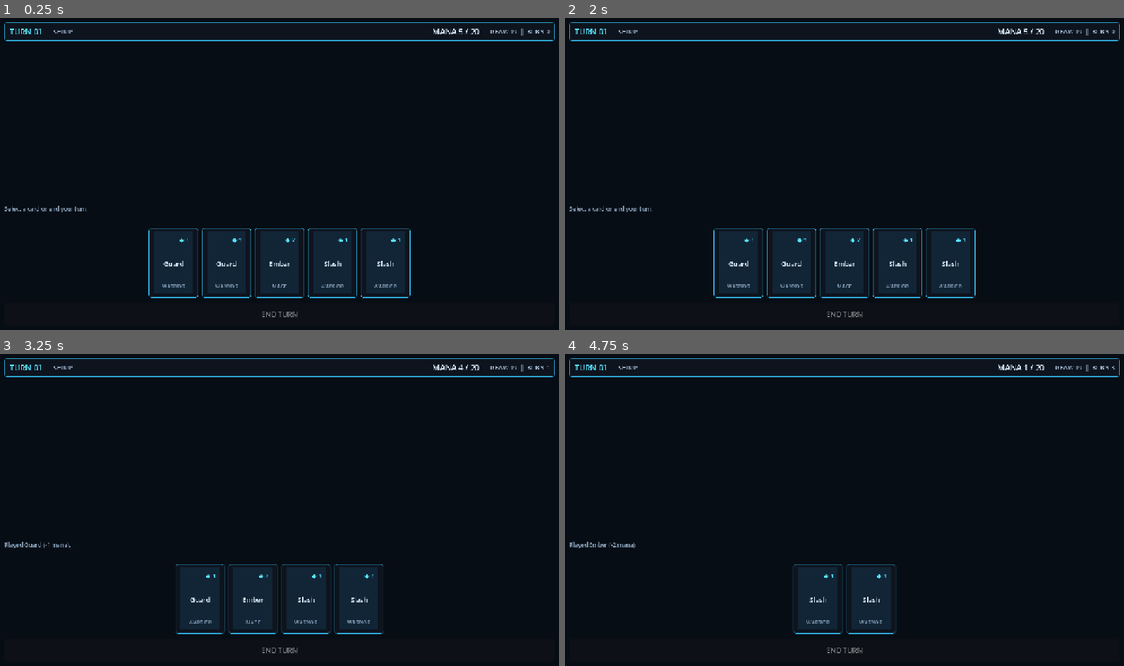
Above: before the commit, frames 1-4 (two rows, left to right).
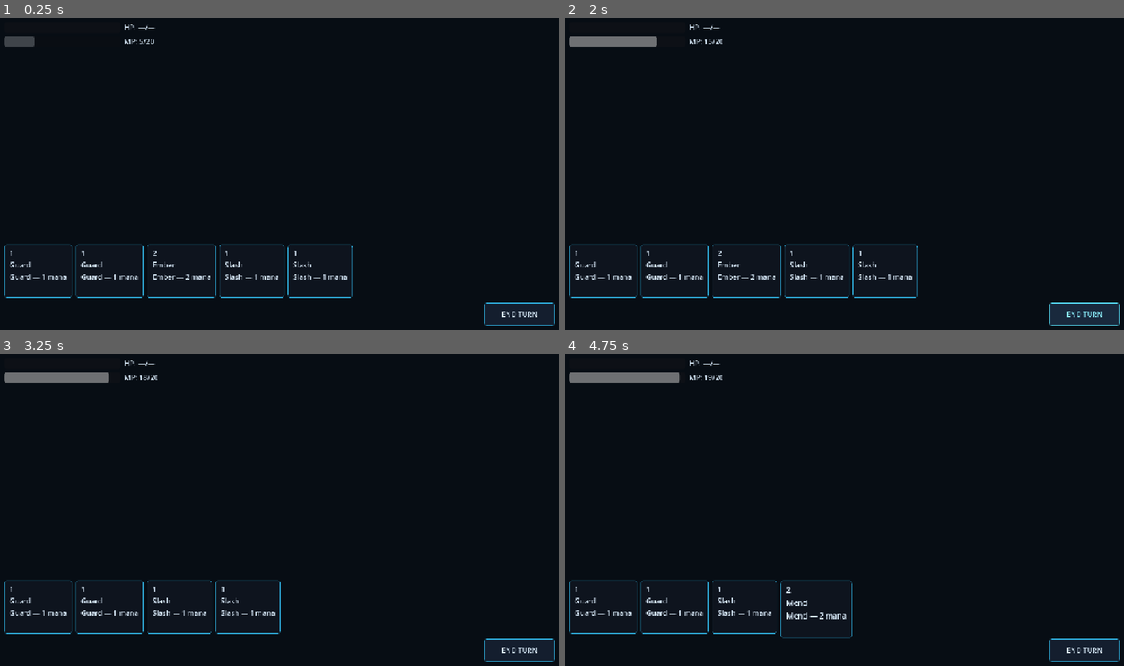
Above: after the commit, the same moments.

Repository: ruizeduardo8506/zero-g
Game: Godot game, scene res://scenes/combat/CombatScene.tscn
Same seed, same stepped clock (60 frames per second), same inputs: the game is played once before the commit and once after it.
Inputs (mouse positions are in pixels of both pictures, inside the frame that each line leads up to):
- Up to frame 1 (0.25 s): no input
- Up to frame 2 (2 s): click (1084, 314) at 0.5 s, where only the run after the commit has a clickable "END TURN"; click (1084, 314) at 1.25 s, where only the run after the commit has a clickable "END TURN"
- Up to frame 3 (3.25 s): click (519, 650) at 2 s, where only the run after the commit has a clickable "END TURN"; drag from (173, 600) to (335, 441) at 2.77 s
- Up to frame 4 (4.75 s): tap Enter at 3.5 s; drag from (766, 600) to (816, 572) at 3.52 s; move the mouse to (794, 600) at 4.27 s; click (794, 600) at 4.42 s

The runs differ from the first frame. In frame 1, 6.0% of the frame differs, in the area x 0-100%, y 1-99%; in frame 2, 7.1%; in frame 3, 6.7%; in frame 4, 5.0%.

Commit message:
Add HandUI/CardVisual and route card plays through mana spend.
Co-authored-by: Cursor <cursoragent@cursor.com>

Diff:
--- a/autoloads/deck_manager.gd
+++ b/autoloads/deck_manager.gd
@@ -50,8 +50,7 @@
 		return
 	hand.remove_at(index)
 	burn_pile.append(card)
-	var target_name: String = target.name if is_instance_valid(target) else ""
-	EventBus.card_played.emit(card, target_name)
+	EventBus.card_played.emit(card, target)
 
 
 func _reshuffle_burn_pile() -> void:
--- a/scenes/combat/CombatScene.tscn
+++ b/scenes/combat/CombatScene.tscn
@@ -2,9 +2,11 @@
 
 [ext_resource type="Script" uid="uid://dnp3p8qq02o85" path="res://scripts/combat/combat_scene.gd" id="1"]
 [ext_resource type="Script" uid="uid://btckgnfj6x6o7" path="res://scripts/combat/combat_controller.gd" id="2"]
-[ext_resource type="PackedScene" path="res://scenes/ui/combat/CombatHud.tscn" id="3"]
+[ext_resource type="Script" uid="uid://csuc5acvyiclj" path="res://scripts/ui/combat_hud.gd" id="4_0x2iq"]
+[ext_resource type="Script" uid="uid://xxncavu0pv2i" path="res://scripts/ui/hand_ui.gd" id="5_i18os"]
+[ext_resource type="PackedScene" uid="uid://b1ul5tbo0r3r4" path="res://scenes/ui/common/card_visual.tscn" id="6_dqp6h"]
 
-[node name="CombatScene" type="Control" unique_id=877641161]
+[node name="CombatScene" type="Control"]
 layout_mode = 3
 anchors_preset = 15
 anchor_right = 1.0
@@ -13,7 +15,7 @@
 grow_vertical = 2
 script = ExtResource("1")
 
-[node name="Background" type="ColorRect" parent="." unique_id=2075942166]
+[node name="Background" type="ColorRect" parent="."]
 layout_mode = 1
 anchors_preset = 15
 anchor_right = 1.0
@@ -23,15 +25,88 @@
 mouse_filter = 2
 color = Color(0.03, 0.05, 0.08, 1)
 
-[node name="CombatController" type="Node" parent="." unique_id=2074106284]
+[node name="CombatController" type="Node" parent="."]
 unique_name_in_owner = true
 script = ExtResource("2")
 
-[node name="CombatHud" parent="." unique_id=1098169288 instance=ExtResource("3")]
+[node name="CombatUI" type="CanvasLayer" parent="."]
+
+[node name="CombatHud" type="Control" parent="CombatUI" node_paths=PackedStringArray("health_bar", "mana_bar", "health_label", "mana_label")]
 unique_name_in_owner = true
-layout_mode = 1
-anchors_preset = -1
-anchor_right = 1.3440001
-anchor_bottom = 1.4560001
-offset_right = -440.32007
-offset_bottom = -328.32007
+layout_mode = 3
+anchors_preset = 15
+anchor_right = 1.0
+anchor_bottom = 1.0
+grow_horizontal = 2
+grow_vertical = 2
+mouse_filter = 2
+script = ExtResource("4_0x2iq")
+health_bar = NodePath("HealthBar")
+mana_bar = NodePath("ManaBar")
+health_label = NodePath("HealthLabel")
+mana_label = NodePath("ManaLabel")
+
+[node name="HealthBar" type="ProgressBar" parent="CombatUI/CombatHud"]
+layout_mode = 0
+offset_left = 16.0
+offset_top = 16.0
+offset_right = 280.0
+offset_bottom = 40.0
+show_percentage = false
+
+[node name="ManaBar" type="ProgressBar" parent="CombatUI/CombatHud"]
+layout_mode = 0
+offset_left = 16.0
+offset_top = 48.0
+offset_right = 280.0
+offset_bottom = 72.0
+show_percentage = false
+
+[node name="HealthLabel" type="Label" parent="CombatUI/CombatHud"]
+layout_mode = 0
+offset_left = 288.0
+offset_top = 16.0
+offset_right = 420.0
+offset_bottom = 40.0
+text = "HP: —/—"
+
+[node name="ManaLabel" type="Label" parent="CombatUI/CombatHud"]
+layout_mode = 0
+offset_left = 288.0
+offset_top = 48.0
+offset_right = 420.0
+offset_bottom = 72.0
+text = "MP: —/—"
+
+[node name="EndTurnButton" type="Button" parent="CombatUI/CombatHud"]
+unique_name_in_owner = true
+custom_minimum_size = Vector2(160, 52)
+layout_mode = 0
+anchors_preset = 3
+anchor_left = 1.0
+anchor_top = 1.0
+anchor_right = 1.0
+anchor_bottom = 1.0
+offset_left = -176.0
+offset_top = -68.0
+offset_right = -16.0
+offset_bottom = -16.0
+grow_horizontal = 0
+grow_vertical = 0
+text = "END TURN"
+
+[node name="HandManager" type="HBoxContainer" parent="CombatUI"]
+unique_name_in_owner = true
+anchors_preset = 12
+anchor_top = 1.0
+anchor_right = 1.0
+anchor_bottom = 1.0
+offset_left = 16.0
+offset_top = -200.0
+offset_right = -16.0
+offset_bottom = -80.0
+grow_horizontal = 2
+grow_vertical = 0
+theme_override_constants/separation = 8
+script = ExtResource("5_i18os")
+card_visual_scene = ExtResource("6_dqp6h")
--- /dev/null
+++ b/scenes/ui/common/card_visual.tscn
@@ -0,0 +1,27 @@
+[gd_scene format=3 uid="uid://b1ul5tbo0r3r4"]
+
+[ext_resource type="Script" uid="uid://c4xoqffjsu0xl" path="res://scripts/ui/card_visual.gd" id="1_w61x7"]
+
+[node name="CardVisual" type="PanelContainer" unique_id=284111516 node_paths=PackedStringArray("name_label", "cost_label", "description_label", "card_background")]
+offset_right = 25.0
+offset_bottom = 97.0
+script = ExtResource("1_w61x7")
+name_label = NodePath("VBoxContainer/NameLabel")
+cost_label = NodePath("VBoxContainer/CostLabel")
+description_label = NodePath("VBoxContainer/DescriptionLabel")
+card_background = NodePath("VBoxContainer/CardBackground")
+
+[node name="VBoxContainer" type="VBoxContainer" parent="." unique_id=1067490334]
+layout_mode = 2
+
+[node name="CostLabel" type="Label" parent="VBoxContainer" unique_id=1531827342]
+layout_mode = 2
+
+[node name="NameLabel" type="Label" parent="VBoxContainer" unique_id=1197948900]
+layout_mode = 2
+
+[node name="DescriptionLabel" type="Label" parent="VBoxContainer" unique_id=693078177]
+layout_mode = 2
+
+[node name="CardBackground" type="TextureRect" parent="VBoxContainer" unique_id=972144699]
+layout_mode = 2
--- a/scripts/autoload/event_bus.gd
+++ b/scripts/autoload/event_bus.gd
@@ -9,7 +9,8 @@
 
 # COMBAT & DECK SIGNALS
 signal card_drawn(card: CardData, combatant_name: String)
-signal card_played(card: Resource, combatant_name: String)
+## `target` is the combat Node chosen for the card; null when untargeted / pending.
+signal card_played(card: Resource, target: Node)
 signal deck_shuffled()
 signal hand_discarded()
 signal hand_updated(hand: Array[CardData])
--- a/scripts/combat/combat_controller.gd
+++ b/scripts/combat/combat_controller.gd
@@ -34,7 +34,7 @@
 		return false
 	if not player.play_card(card):
 		return false
-	EventBus.card_played.emit(card, player.display_name)
+	EventBus.card_played.emit(card, null)
 	EventBus.combat_log.emit("Played %s (-%d mana)." % [card.display_name, card.mana_cost])
 	return true
 
--- a/scripts/combat/combat_scene.gd
+++ b/scripts/combat/combat_scene.gd
@@ -2,6 +2,7 @@
 
 @onready var _controller: CombatController = %CombatController
 @onready var _hud: CombatHud = %CombatHud
+@onready var _hand_ui: HandUI = %HandManager
 
 
 func _ready() -> void:
@@ -14,19 +15,30 @@
 	EventBus.hand_updated.connect(_on_hand_updated)
 	EventBus.mana_updated.connect(_on_mana_updated)
 	EventBus.piles_updated.connect(_on_piles_updated)
-	_hud.get_hand_container().card_selected.connect(_on_card_selected)
 	_hud.end_turn_pressed.connect(_controller.end_player_turn)
+	if _hand_ui != null:
+		_hand_ui.card_play_requested.connect(_on_card_play_requested)
+	var hand: HandContainer = _hud.get_hand_container()
+	if hand != null:
+		hand.card_selected.connect(_on_card_selected)
 
 
-func _on_phase_changed(_previous: int, current: int) -> void:
-	var phase_name: String = CombatStateMachine.Phase.keys()[current]
+func _on_phase_changed(_previous: int, _current: int) -> void:
+	# Nested transitions (SETUP → TURN_START → PLAYER_MAIN) emit intermediate
+	# phase_changed callbacks after the final phase is already set. Always sync
+	# UI from the live phase so End Turn is not left disabled.
+	var live_phase: int = CombatStateMachine.current_phase
+	var phase_name: String = CombatStateMachine.Phase.keys()[live_phase]
 	_hud.update_turn(CombatStateMachine.turn_number, phase_name)
-	var is_player_main: bool = current == CombatStateMachine.Phase.PLAYER_MAIN
+	var is_player_main: bool = live_phase == CombatStateMachine.Phase.PLAYER_MAIN
 	_hud.set_interaction_enabled(is_player_main)
 
 
 func _on_hand_updated(hand: Array[CardData]) -> void:
-	_hud.get_hand_container().display_hand(hand, _controller.player.mana.current)
+	var hand_container: HandContainer = _hud.get_hand_container()
+	if hand_container == null:
+		return
+	hand_container.display_hand(hand, _controller.player.mana.current)
 
 
 func _on_mana_updated(current: int, cap: int) -> void:
@@ -38,5 +50,12 @@
 	_hud.update_piles(draw_count, burn_count)
 
 
+func _on_card_play_requested(card: Resource) -> void:
+	if card is CardData:
+		_controller.try_play_card(card as CardData)
+	else:
+		EventBus.combat_log.emit("Cannot play card — unsupported card type.")
+
+
 func _on_card_selected(card: CardData) -> void:
 	_controller.try_play_card(card)
--- /dev/null
+++ b/scripts/ui/card_visual.gd
@@ -0,0 +1,100 @@
+class_name CardVisual
+extends PanelContainer
+
+## Single-card UI widget. Bind labels/background in the editor, then call setup().
+
+const HOVER_SCALE := Vector2(1.08, 1.08)
+const HOVER_TWEEN_SEC: float = 0.12
+
+signal card_clicked(card_data: Resource)
+
+@export var name_label: Label
+@export var cost_label: Label
+@export var description_label: Label
+@export var card_background: TextureRect
+
+var card_data: Resource
+
+var _hover_tween: Tween
+var _base_scale: Vector2 = Vector2.ONE
+
+
+func _ready() -> void:
+	mouse_filter = Control.MOUSE_FILTER_STOP
+	_base_scale = scale
+	mouse_entered.connect(_on_mouse_entered)
+	mouse_exited.connect(_on_mouse_exited)
+
+
+func setup(data: Resource) -> void:
+	card_data = data
+	if data == null:
+		_clear_labels()
+		return
+
+	if name_label != null:
+		name_label.text = _resolve_card_name(data)
+	if cost_label != null:
+		cost_label.text = str(_resolve_mana_cost(data))
+	if description_label != null:
+		description_label.text = _resolve_description(data)
+
+
+func _gui_input(event: InputEvent) -> void:
+	if card_data == null:
+		return
+	if event is InputEventMouseButton:
+		var mouse: InputEventMouseButton = event
+		if mouse.pressed and mouse.button_index == MOUSE_BUTTON_LEFT:
+			card_clicked.emit(card_data)
+			accept_event()
+	elif event is InputEventScreenTouch:
+		var touch: InputEventScreenTouch = event
+		if touch.pressed:
+			card_clicked.emit(card_data)
+			accept_event()
+
+
+func _on_mouse_entered() -> void:
+	_tween_scale(HOVER_SCALE)
+
+
+func _on_mouse_exited() -> void:
+	_tween_scale(_base_scale)
+
+
+func _tween_scale(target: Vector2) -> void:
+	if _hover_tween != null and _hover_tween.is_valid():
+		_hover_tween.kill()
+	_hover_tween = create_tween()
+	_hover_tween.set_trans(Tween.TRANS_SINE).set_ease(Tween.EASE_OUT)
+	_hover_tween.tween_property(self, "scale", target, HOVER_TWEEN_SEC)
+
+
+func _clear_labels() -> void:
+	if name_label != null:
+		name_label.text = ""
+	if cost_label != null:
+		cost_label.text = ""
+	if description_label != null:
+		description_label.text = ""
+
+
+func _resolve_card_name(data: Resource) -> String:
+	if "card_name" in data:
+		return str(data.get("card_name"))
+	if "display_name" in data:
+		return str(data.get("display_name"))
+	return data.resource_name
+
+
+func _resolve_mana_cost(data: Resource) -> int:
+	if "mana_cost" in data:
+		return int(data.get("mana_cost"))
+	return 0
+
+
+func _resolve_description(data: Resource) -> String:
+	if "description" in data:
+		return str(data.get("description"))
+	return ""
--- a/scripts/ui/combat_hud.gd
+++ b/scripts/ui/combat_hud.gd
@@ -1,8 +1,9 @@
 class_name CombatHud
 extends Control
 
-## Main combat canvas UI. Subscribes to EventBus for player HP / mana bars
-## and keeps the Phase-1 scaffold (hand, turn, piles) for CombatScene.
+## Main combat canvas UI. Subscribes to EventBus for player HP / mana bars.
+## Phase-1 scaffold nodes (turn/hand/end-turn) are optional — resolve with
+## get_node_or_null so bar-only HUD layouts do not crash on _ready.
 
 const PLAYER_ENTITY_ID: String = "player"
 
@@ -19,19 +20,28 @@
 @export var health_label: Label
 @export var mana_label: Label
 
-@onready var _turn_label: Label = %TurnLabel
-@onready var _phase_label: Label = %PhaseLabel
-@onready var _mana_status_label: Label = %ManaLabel
-@onready var _pile_label: Label = %PileLabel
-@onready var _log_label: Label = %LogLabel
-@onready var _hand_container: HandContainer = %HandContainer
-@onready var _end_turn_button: Button = %EndTurnButton
+var _turn_label: Label
+var _phase_label: Label
+var _mana_status_label: Label
+var _pile_label: Label
+var _log_label: Label
+var _hand_container: HandContainer
+var _end_turn_button: Button
 
 var _mana_burn_tween: Tween
 
 
 func _ready() -> void:
-	_end_turn_button.pressed.connect(func() -> void: end_turn_pressed.emit())
+	_turn_label = get_node_or_null("%TurnLabel") as Label
+	_phase_label = get_node_or_null("%PhaseLabel") as Label
+	_mana_status_label = get_node_or_null("%ManaLabel") as Label
+	_pile_label = get_node_or_null("%PileLabel") as Label
+	_log_label = get_node_or_null("%LogLabel") as Label
+	_hand_container = get_node_or_null("%HandContainer") as HandContainer
+	_end_turn_button = get_node_or_null("%EndTurnButton") as Button
+
+	if _end_turn_button != null:
+		_end_turn_button.pressed.connect(func() -> void: end_turn_pressed.emit())
 	EventBus.combat_log.connect(_on_combat_log)
 	EventBus.health_changed.connect(_on_health_changed)
 	EventBus.mana_changed.connect(_on_mana_changed)
@@ -42,26 +52,42 @@
 
 
 func set_interaction_enabled(enabled: bool) -> void:
-	_end_turn_button.disabled = not enabled
-	_hand_container.mouse_filter = Control.MOUSE_FILTER_STOP if enabled else Control.MOUSE_FILTER_IGNORE
+	if _end_turn_button != null:
+		_end_turn_button.disabled = not enabled
+	if _hand_container != null:
+		_hand_container.mouse_filter = (
+			Control.MOUSE_FILTER_STOP if enabled else Control.MOUSE_FILTER_IGNORE
+		)
 
 
 func update_turn(turn_number: int, phase_name: String) -> void:
-	_turn_label.text = "TURN %02d" % turn_number
-	_phase_label.text = phase_name
+	if _turn_label != null:
+		_turn_label.text = "TURN %02d" % turn_number
+	if _phase_label != null:
+		_phase_label.text = phase_name
 
 
 ## Legacy path from CombatScene / ManaPool via EventBus.mana_updated.
 func update_mana(current: int, cap: int) -> void:
-	_mana_status_label.text = "MANA %d / %d" % [current, cap]
+	if _mana_status_label != null:
+		_mana_status_label.text = "MANA %d / %d" % [current, cap]
+	if mana_bar != null:
+		mana_bar.max_value = float(cap)
+		mana_bar.value = float(current)
+	if mana_label != null:
+		mana_label.text = "MP: %d/%d" % [current, cap]
+	if current == 0:
+		_play_mana_burn_feedback()
 
 
 func update_piles(draw_count: int, burn_count: int) -> void:
-	_pile_label.text = "DRAW %d  |  BURN %d" % [draw_count, burn_count]
+	if _pile_label != null:
+		_pile_label.text = "DRAW %d  |  BURN %d" % [draw_count, burn_count]
 
 
 func _on_combat_log(message: String) -> void:
-	_log_label.text = message
+	if _log_label != null:
+		_log_label.text = message
 
 
 func _on_health_changed(entity_id: String, new_hp: int, max_hp: int) -> void:
@@ -82,7 +108,6 @@
 		mana_bar.value = float(new_mana)
 	if mana_label != null:
 		mana_label.text = "MP: %d/%d" % [new_mana, max_mana]
-	# Keep top-bar status in sync when EventBus path is used (CombatEntity).
 	if _mana_status_label != null:
 		_mana_status_label.text = "MANA %d / %d" % [new_mana, max_mana]
 	if new_mana == 0:
--- /dev/null
+++ b/scripts/ui/hand_ui.gd
@@ -0,0 +1,59 @@
+class_name HandUI
+extends HBoxContainer
+
+## Horizontal hand row driven by EventBus draw / play / discard signals.
+## Assign `card_visual_scene` to a PackedScene that uses CardVisual.
+## Clicks request a play; CombatController spends mana and emits card_played.
+
+signal card_play_requested(card_data: Resource)
+
+@export var card_visual_scene: PackedScene
+
+
+func _ready() -> void:
+	EventBus.card_drawn.connect(_on_card_drawn)
+	EventBus.card_played.connect(_on_card_played)
+	EventBus.hand_discarded.connect(_on_hand_discarded)
+
+
+func _on_card_drawn(card_data: Resource, _combatant_name: String = "") -> void:
+	if card_visual_scene == null:
+		push_error("HandUI: card_visual_scene is not assigned.")
+		return
+	var visual: Node = card_visual_scene.instantiate()
+	if visual == null or not visual.has_method("setup"):
+		push_error("HandUI: card_visual_scene must expose setup(data).")
+		if visual != null:
+			visual.free()
+		return
+	visual.call("setup", card_data)
+	if visual.has_signal("card_clicked"):
+		visual.connect("card_clicked", _on_card_clicked)
+	add_child(visual)
+
+
+func _on_card_clicked(card_data: Resource) -> void:
+	print("Attempting to play card: ", _resolve_card_name(card_data))
+	card_play_requested.emit(card_data)
+
+
+func _on_card_played(card_data: Resource, _target: Node = null) -> void:
+	for child: Node in get_children():
+		if "card_data" in child and child.get("card_data") == card_data:
+			child.queue_free()
+			break
+
+
+func _on_hand_discarded() -> void:
+	for child: Node in get_children():
+		child.queue_free()
+
+
+func _resolve_card_name(card_data: Resource) -> String:
+	if card_data == null:
+		return "<null>"
+	if "card_name" in card_data:
+		return str(card_data.get("card_name"))
+	if "display_name" in card_data:
+		return str(card_data.get("display_name"))
+	return card_data.resource_name
Not shown, added: scripts/ui/card_visual.gd.uid
Not shown, added: scripts/ui/hand_ui.gd.uid
